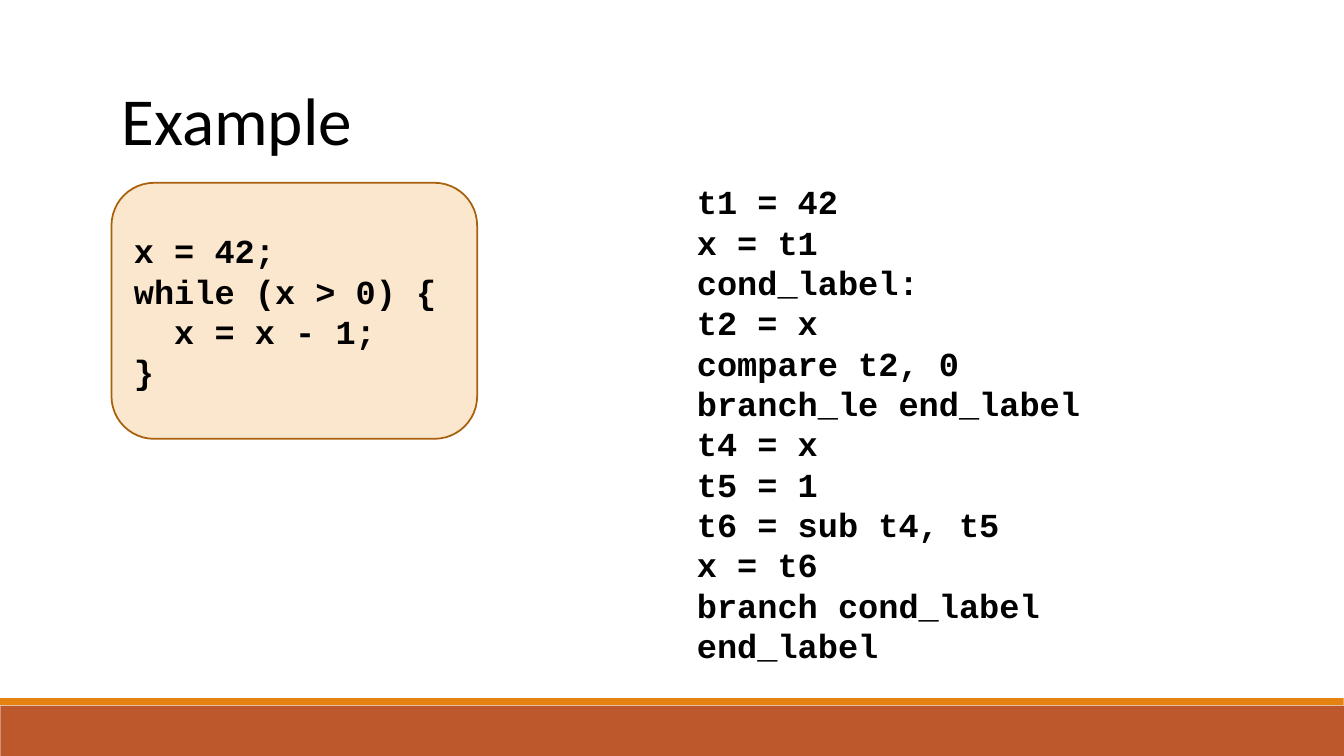
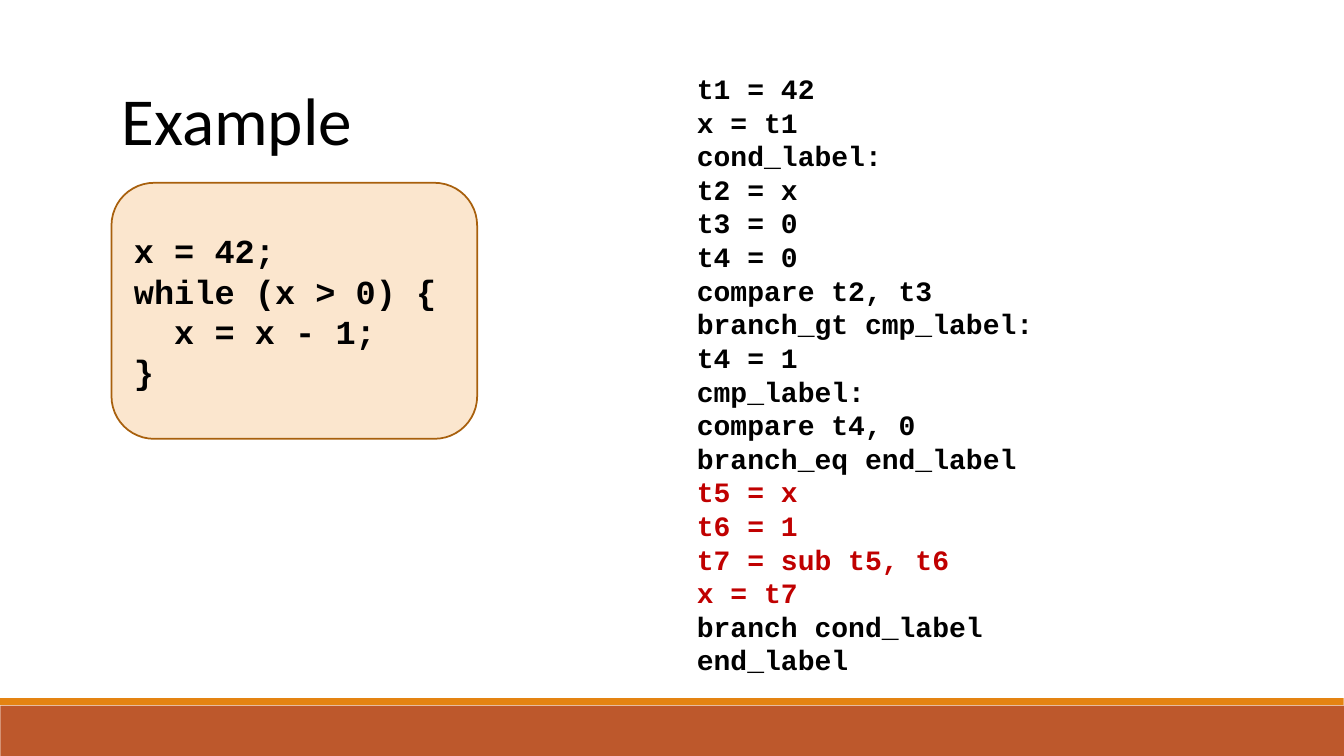
Before and after one commit to raghadzeidan/COMPILATION_TAU_FOR_STUDENTS, a slide deck: slide 41 of new_slides/IR.pptx (slide 25 before the commit). Drawn at 1344x756 pixels with LibreOffice and Linux fonts; fonts in the diff are those of the drawing. Boxes give left, top, right and bottom in pixels: in the first picture for what was removed or moved away, otherwise in the second. Text is boxed around its words. In the diff, an @@ line names an element or a change of style, - is before the commit and + after.

```diff
--- a/new_slides/IR.pptx
+++ b/new_slides/IR.pptx
@@ text "t1 = 42": place and size @@
-text "t1 = 42" at bbox=[697, 191, 1081, 662]
+text "t1 = 42" at bbox=[697, 80, 1033, 673]
@@ text at bbox=[697, 80, 983, 673]: size 24 to 20 pt in "t1 = 42", "x = t1", "cond_label:", "t2 = x" and 2 more places @@
@@ text at bbox=[697, 214, 1033, 603]: text changed; size 24 to 20 pt @@
-compare t2, 0
-branch_le end_label
-t4 = x
-t5 = 1
-t6 = sub t4, t5
-x = t6
+t3 = 0
+t4 = 0
+compare t2, t3
+branch_gt cmp_label:
+t4 = 1
+cmp_label:
+compare t4, 0
+branch_eq end_label
+t5 = x
+t6 = 1
+t7 = sub t5, t6
+x = t7
```
Also in this commit, not shown: 13 other slides changed, 17 slides added, 1 other file.
